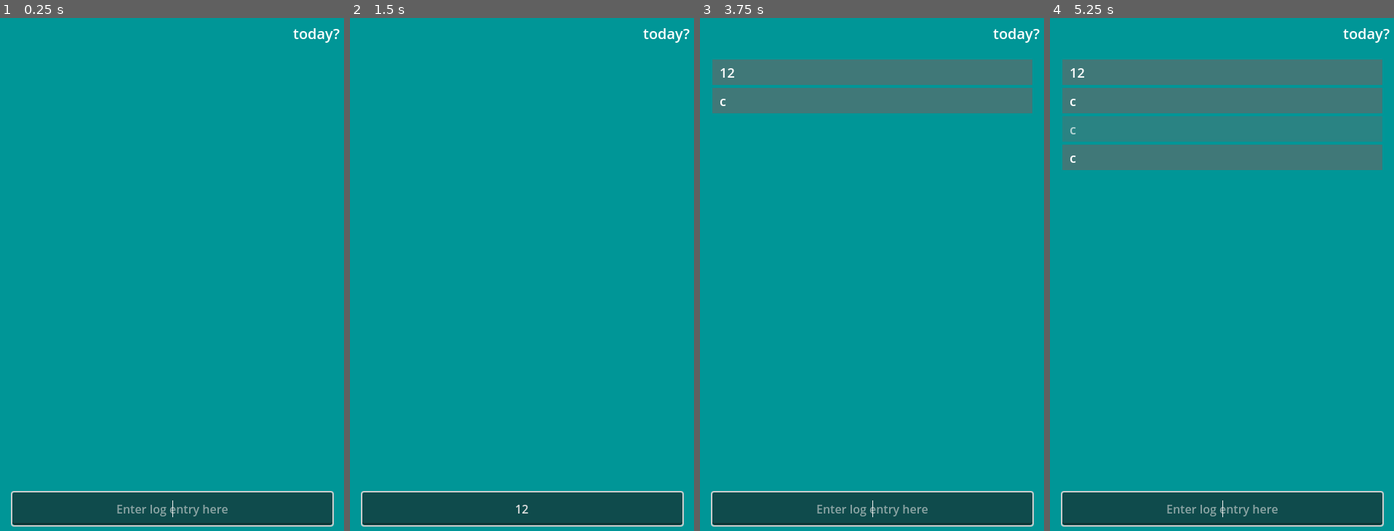
Above: before the commit, frames 1-4 (left to right).
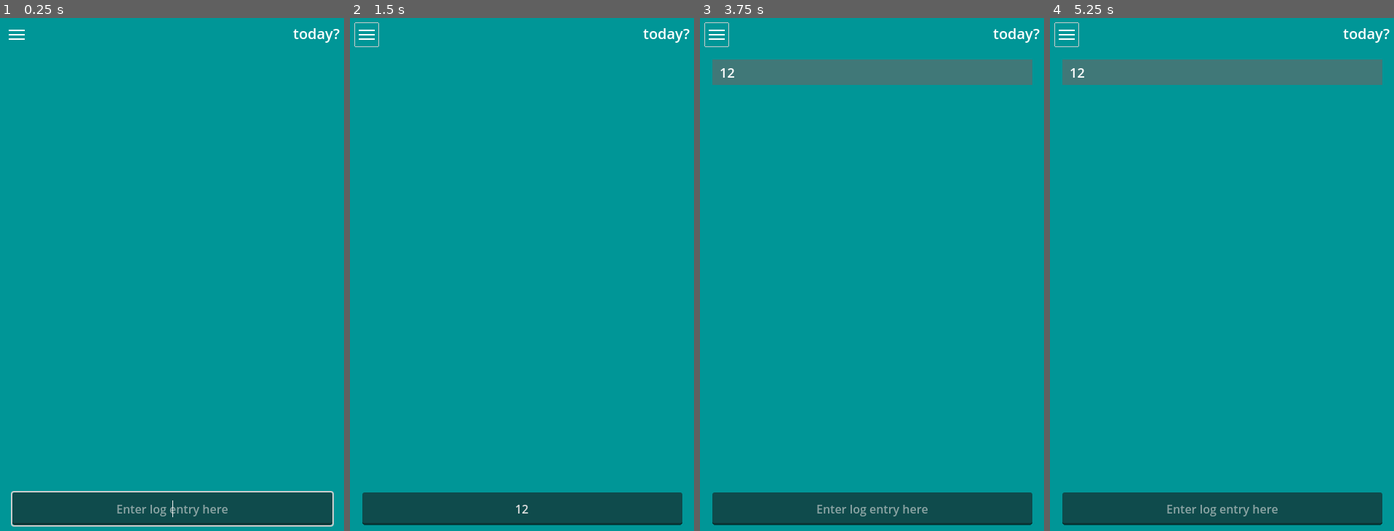
Above: after the commit, the same moments.

Repository: sandorex/timelogger
Game: Godot game, scene res://scenes/ui/view_collection.tscn
Two runs of this game, one before a commit and one after it. Both use one fixed random seed, a clock stepped at 60 frames per second and the inputs below.
Inputs (mouse positions are in pixels of both pictures, inside the frame that each line leads up to):
- Up to frame 1 (0.25 s): no input
- Up to frame 2 (1.5 s): click (522, 510) at 0.52 s; type "12" at 0.6 s; click (367, 33) at 1.27 s
- Up to frame 3 (3.75 s): click (717, 33) at 2.02 s; click (717, 33) at 2.77 s; tap Enter (enter) at 3.5, 3.6 s; move the mouse to (947, 253) at 3.52 s; hold C from 3.53 s (still down); click (947, 253) at 3.67 s
- Up to frame 4 (5.25 s): tap Space at 4.25 s; move the mouse to (1153, 305) at 4.27 s; release C at 4.28 s; tap C at 4.35 s; click (1153, 305) at 4.42 s; tap Enter (enter) at 4.55, 5, 5.1 s; move the mouse to (1256, 161) at 5.02 s; hold C from 5.03 s (still down); click (1256, 161) at 5.17 s

The runs differ from the first frame. In frame 1, less than 0.1% of the frame differs, in the area x 2-8%, y 2-5%; in frame 2, 0.7%; in frame 3, 5.3%; in frame 4, 15%, in the area x 1-98%, y 0-100%.

Commit message:
More cleanup and skeleton of the calendar view

Diff:
--- a/classes/log_collection.gd
+++ b/classes/log_collection.gd
@@ -21,10 +21,11 @@
 	self.log_entries.append(log_entry)
 	self.log_entry_added.emit(log_entry)
 
-func get_total_time(type: int) -> int:
+func get_total_time(type: int = -1) -> int:
 	var total = 0
 	for log_entry: LogEntry in self.log_entries:
-		if log_entry.type == type:
+		# if -1 then do not filter at all
+		if type == -1 or log_entry.type == type:
 			total += log_entry.elapsed_time
 
 	return total
--- /dev/null
+++ b/scenes/ui/view_calendar.gd
@@ -0,0 +1,3 @@
+extends Control
+
+@onready var container: VBoxContainer = $ScrollContainer/VBoxContainer
--- /dev/null
+++ b/scenes/ui/view_calendar.tscn
@@ -0,0 +1,40 @@
+[gd_scene load_steps=2 format=3 uid="uid://dsucl8c7rojdl"]
+
+[ext_resource type="Script" path="res://scenes/ui/view_calendar.gd" id="1_huaej"]
+
+[node name="ViewCalendar" type="Control"]
+layout_mode = 3
+anchors_preset = 15
+anchor_right = 1.0
+anchor_bottom = 1.0
+grow_horizontal = 2
+grow_vertical = 2
+script = ExtResource("1_huaej")
+
+[node name="ColorRect" type="ColorRect" parent="."]
+layout_mode = 1
+anchors_preset = 15
+anchor_right = 1.0
+anchor_bottom = 1.0
+grow_horizontal = 2
+grow_vertical = 2
+color = Color(3.85046e-07, 0.58805, 0.590802, 1)
+metadata/_edit_lock_ = true
+
+[node name="ScrollContainer" type="ScrollContainer" parent="."]
+layout_mode = 1
+anchors_preset = -1
+anchor_right = 1.0
+anchor_bottom = 1.0
+offset_left = 20.0
+offset_top = 20.0
+offset_right = -20.0
+offset_bottom = -20.0
+grow_horizontal = 2
+grow_vertical = 2
+horizontal_scroll_mode = 0
+
+[node name="VBoxContainer" type="VBoxContainer" parent="ScrollContainer"]
+layout_mode = 2
+size_flags_horizontal = 3
+size_flags_vertical = 3
--- a/scenes/ui/view_collection.gd
+++ b/scenes/ui/view_collection.gd
@@ -30,7 +30,7 @@
 
 	# create old logs
 	for log_entry in self.today.log_entries:
-		self.container.add_child(LogControl.create_from_log(log_entry))
+		self.container.add_child(LogEntryControl.create_from_log(log_entry))
 
 	self.refresh_screen()
 
@@ -38,7 +38,7 @@
 	self.line_edit.grab_focus.call_deferred()
 
 func _on_log_added(new_log: LogEntry) -> void:
-	self.container.add_child(LogControl.create_from_log(new_log))
+	self.container.add_child(LogEntryControl.create_from_log(new_log))
 	self.refresh_screen()
 
 func refresh_screen() -> void:
@@ -68,9 +68,6 @@
 				if self.line_edit.text:
 					self.push_log()
 
-	if Input.is_key_pressed(KEY_C):
-		Globals.log_calendar.save()
-
 func push_log() -> void:
 	self.today.add(LogEntry.create_entry(self.line_edit.text))
 	self.line_edit.text = ""
--- a/scenes/ui/view_collection.tscn
+++ b/scenes/ui/view_collection.tscn
@@ -1,6 +1,7 @@
-[gd_scene load_steps=2 format=3 uid="uid://b14lfx64ryd0i"]
+[gd_scene load_steps=3 format=3 uid="uid://b14lfx64ryd0i"]
 
 [ext_resource type="Script" path="res://scenes/ui/view_collection.gd" id="1_oux0t"]
+[ext_resource type="Texture2D" uid="uid://1mr7to6xqpmg" path="res://icons/ic_action_menu.png" id="2_lx38j"]
 
 [node name="ViewCollection" type="Control"]
 layout_mode = 3
@@ -90,4 +91,14 @@
 middle_mouse_paste_enabled = false
 caret_blink = true
 
+[node name="Button" type="Button" parent="."]
+layout_mode = 0
+offset_left = 10.0
+offset_top = 10.0
+offset_right = 90.0
+offset_bottom = 90.0
+scale = Vector2(0.4, 0.4)
+icon = ExtResource("2_lx38j")
+flat = true
+
 [connection signal="text_changed" from="LineEdit" to="." method="_on_line_edit_text_changed"]
--- /dev/null
+++ b/scenes/ui_element/log_collection_control.gd
@@ -0,0 +1,14 @@
+extends Control
+class_name LogCollectionControl
+
+static func create_from_collection(log_collection: LogCollection) -> LogCollectionControl:
+	var log_collection_control := LogCollectionControl.new()
+
+	return log_collection_control
+#
+#func _from_collection(log_collection: LogCollection):
+	#pass
+
+# Called when the node enters the scene tree for the first time.
+func _ready() -> void:
+	pass # Replace with function body.
--- /dev/null
+++ b/scenes/ui_element/log_collection_control.tscn
@@ -0,0 +1,52 @@
+[gd_scene load_steps=2 format=3 uid="uid://bes6qse0myj43"]
+
+[ext_resource type="Script" path="res://scenes/ui_element/log_collection_control.gd" id="1_8047v"]
+
+[node name="LogCollectionControl" type="Control"]
+layout_mode = 3
+anchors_preset = 15
+anchor_right = 1.0
+anchor_bottom = 1.0
+offset_bottom = -640.0
+grow_horizontal = 2
+grow_vertical = 2
+script = ExtResource("1_8047v")
+
+[node name="ColorRect" type="ColorRect" parent="."]
+layout_mode = 1
+anchors_preset = 15
+anchor_right = 1.0
+anchor_bottom = 1.0
+grow_horizontal = 2
+grow_vertical = 2
+color = Color(0.400698, 0.400698, 0.400698, 0.627451)
+
+[node name="NameLabel" type="Label" parent="."]
+layout_mode = 1
+anchors_preset = 4
+anchor_top = 0.5
+anchor_bottom = 0.5
+offset_left = 10.0
+offset_top = -13.0
+offset_right = 240.0
+offset_bottom = 13.0
+grow_vertical = 2
+theme_override_font_sizes/font_size = 18
+text = "Name"
+
+[node name="NameLabel2" type="Label" parent="."]
+layout_mode = 1
+anchors_preset = 11
+anchor_left = 1.0
+anchor_right = 1.0
+anchor_bottom = 1.0
+offset_left = -223.0
+offset_right = -10.0
+grow_horizontal = 0
+grow_vertical = 2
+theme_override_colors/font_color = Color(0.823529, 0.823529, 0.823529, 1)
+theme_override_font_sizes/font_size = 18
+text = "Work 2h 5m 10%
+Break 2h 5m 20%"
+horizontal_alignment = 2
+vertical_alignment = 3
--- a/scenes/ui_element/log_control.gd
+++ b/scenes/ui_element/log_entry.gd
@@ -1,7 +1,7 @@
 extends Control
-class_name LogControl
+class_name LogEntryControl
 
-const SCENE_PATH := "res://scenes/ui_element/log_control.tscn"
+const SCENE_PATH := "res://scenes/ui_element/log_entry.tscn"
 
 var text: String
 var time: String
@@ -11,8 +11,8 @@
 @onready var text_label: Label = %TextLabel
 @onready var time_label: Label = %TimeLabel
 
-static func create_from_log(log_entry: LogEntry) -> LogControl:
-	var node: LogControl = load(SCENE_PATH).instantiate()
+static func create_from_log(log_entry: LogEntry) -> LogEntryControl:
+	var node: LogEntryControl = load(SCENE_PATH).instantiate()
 	node.text = log_entry.entry_text
 	node.time = DateTime.humanize_time(log_entry.elapsed_time)
 	node.type = log_entry.type
--- a/scenes/ui_element/log_control.tscn
+++ b/scenes/ui_element/log_entry.tscn
@@ -1,7 +1,6 @@
-[gd_scene load_steps=3 format=3 uid="uid://b3bxy3h761iae"]
+[gd_scene load_steps=2 format=3 uid="uid://b3bxy3h761iae"]
 
-[ext_resource type="Script" path="res://scenes/ui_element/log_control.gd" id="1_c8skb"]
-[ext_resource type="Theme" uid="uid://dqo22fja1bqg5" path="res://other/theme.tres" id="1_hvy0n"]
+[ext_resource type="Script" path="res://scenes/ui_element/log_entry.gd" id="1_c8skb"]
 
 [node name="Log" type="Control"]
 custom_minimum_size = Vector2(0, 35)
@@ -33,7 +32,6 @@
 offset_right = 364.0
 offset_bottom = 17.5
 grow_vertical = 2
-theme = ExtResource("1_hvy0n")
 theme_override_font_sizes/font_size = 18
 text = "The text goes here"
 vertical_alignment = 1
@@ -54,7 +52,6 @@
 grow_horizontal = 0
 grow_vertical = 2
 size_flags_horizontal = 8
-theme = ExtResource("1_hvy0n")
 theme_override_colors/font_color = Color(0.821788, 0.821789, 0.821789, 1)
 theme_override_font_sizes/font_size = 16
 text = "69h 69m"
Binary file added: icons/ic_action_menu.png
Not shown, added: icons/ic_action_menu.png.import
